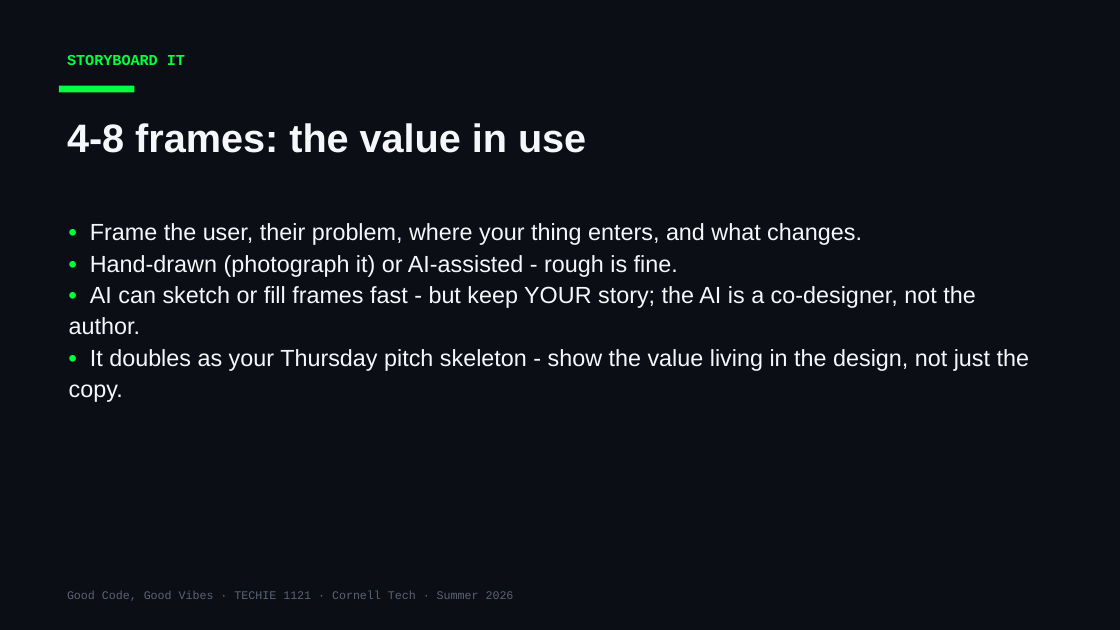
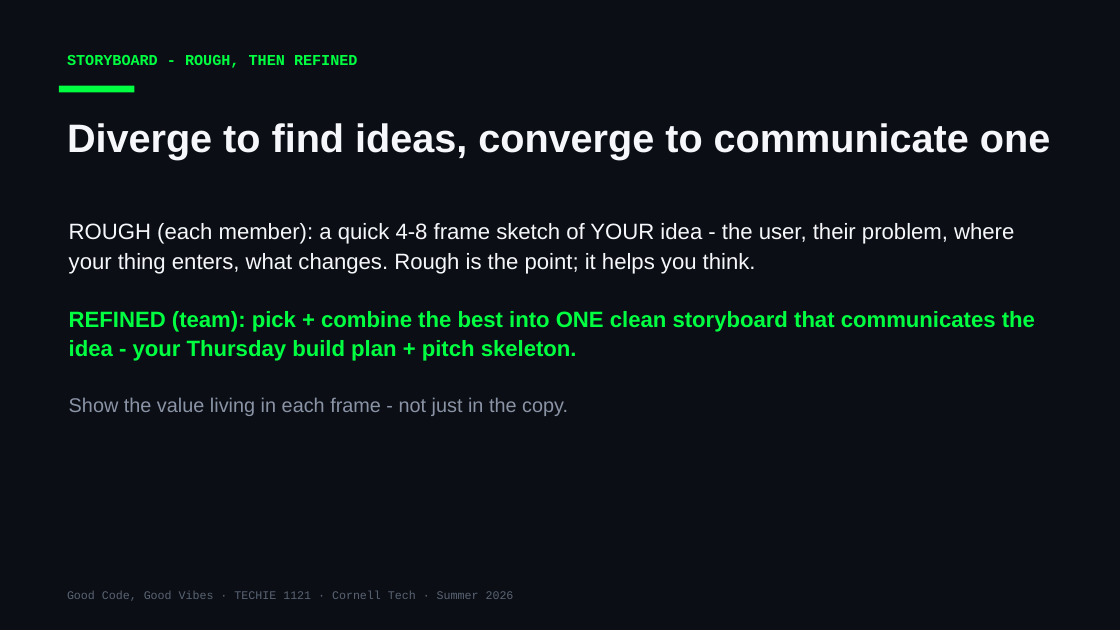
Before and after one commit to Cornell-Tech-Vibe-Coding-Summer-2026/website, a slide deck: slide 8 of slides/Week3-Wed-Working-Day.pptx (slide 11 before the commit). Drawn at 1120x630 pixels with LibreOffice and Linux fonts; fonts in the diff are those of the drawing. Boxes give left, top, right and bottom in pixels: in the first picture for what was removed or moved away, otherwise in the second. Text is boxed around its words. In the diff, an @@ line names an element or a change of style, - is before the commit and + after.

```diff
--- a/slides/Week3-Wed-Working-Day.pptx
+++ b/slides/Week3-Wed-Working-Day.pptx
@@ text at box(67, 55, 358, 68): text changed @@
-STORYBOARD IT
+STORYBOARD - ROUGH, THEN REFINED
@@ text at box(67, 123, 1050, 160): text changed @@
-4-8 frames: the value in use
+Diverge to find ideas, converge to communicate one
@@ text at box(69, 223, 1035, 416): text changed; size 20 to 19 pt @@
-• Frame the user, their problem, where your thing enters, and what changes.
-• Hand-drawn (photograph it) or AI-assisted - rough is fine.
-• AI can sketch or fill frames fast - but keep YOUR story; the AI is a co-designer, not the author.
-• It doubles as your Thursday pitch skeleton - show the value living in the design, not just the copy.
+ROUGH (each member): a quick 4-8 frame sketch of YOUR idea - the user, their problem, where your thing enters, what changes. Rough is the point; it helps you think.
+REFINED (team): pick + combine the best into ONE clean storyboard that communicates the idea - your Thursday build plan + pitch skeleton.
+Show the value living in each frame - not just in the copy.
```
Also in this commit, not shown: 6 other slides changed, 3 slides removed, 1 other file.
